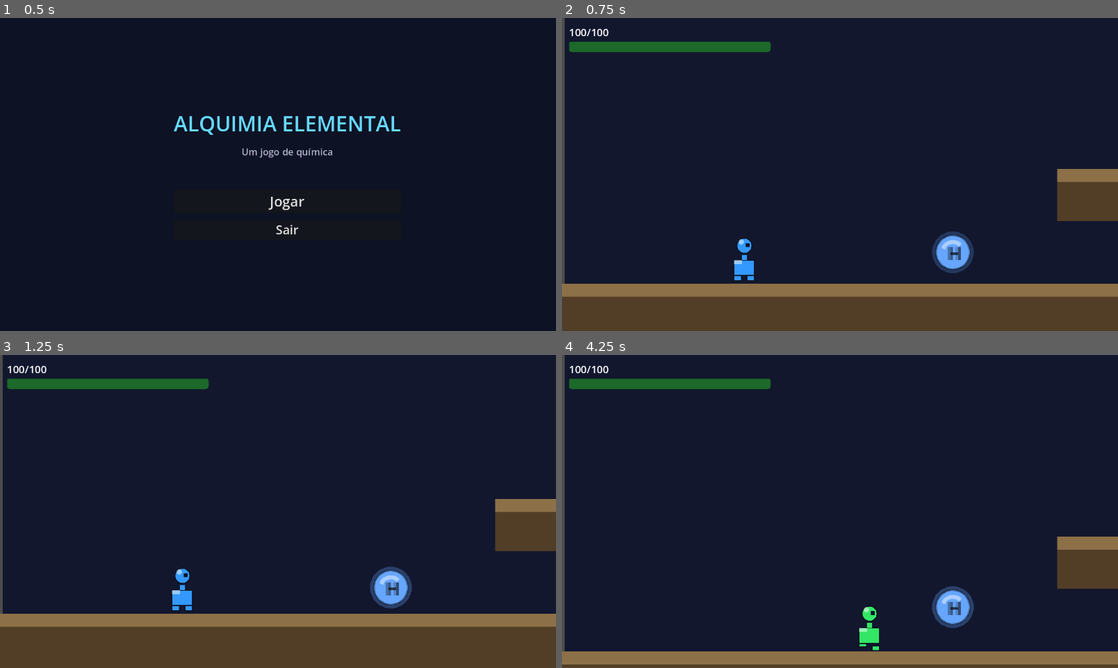
Above: before the commit, frames 1-4 (two rows, left to right).
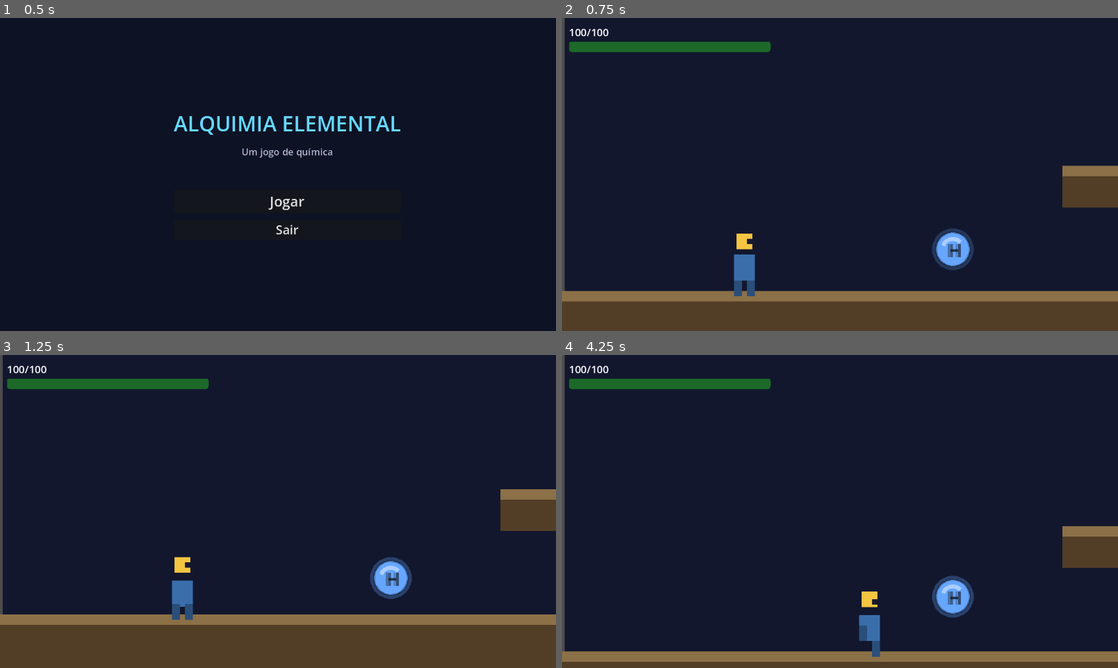
Above: after the commit, the same moments.

Repository: Mateushartelt/Alquimia-Elemental---Pac
Game: Godot game, scene res://scenes/menus/main_menu.tscn
The game is run twice, just before and just after one commit, with the same random seed, the same clock (stepped at 60 frames per second) and the same inputs.
Inputs (mouse positions are in pixels of both pictures, inside the frame that each line leads up to):
- Up to frame 1 (0.5 s): no input
- Up to frame 2 (0.75 s): click "Jogar" at 0.5 s
- Up to frame 3 (1.25 s): no input
- Up to frame 4 (4.25 s): tap Enter (ui_accept) at 1.25 s; move the mouse to (962, 495) at 1.27 s; hold J (attack) 1.28-2.03 s; hold D (move_right) 1.28-2.78 s; click (962, 495) at 1.42 s; tap Space (jump) at 1.52, 1.55, 1.82, 2.1, 2.27, 2.57, 3.05, 3.77, 4.07 s; move the mouse to (728, 527) at 2.02 s; tap J (attack) at 2.3, 3.8 s; move the mouse to (895, 442) at 2.77 s; hold A (move_left) 2.78-3.53 s; hold J (attack) 2.78-3.53 s; move the mouse to (812, 574) at 3.52 s; hold D (move_right) from 3.53 s (still down); tap Alt (dash) at 3.6 s; click (812, 574) at 3.67 s

Frame 1 is identical in both runs. In frame 2, 5.9% of the frame differs, in the area x 0-100%, y 47-91%; in frame 3, 3.9%; in frame 4, 4.0%.

Commit message:
Alterado personagem principal

Diff:
--- a/scenes/levels/level_01.gd
+++ b/scenes/levels/level_01.gd
@@ -2,7 +2,7 @@
 ## Level01 — Fase de teste de plataformer.
 
 const KILL_PLANE_Y := 520.0
-const SPAWN_POS    := Vector2(70, 350)
+const SPAWN_POS    := Vector2(70, 354)
 const ELARA        := "Mestra Elara"
 const ENCYCLOPEDIA := "Enciclopédia"
 
--- a/scenes/levels/level_01.tscn
+++ b/scenes/levels/level_01.tscn
@@ -11,21 +11,7 @@
 [ext_resource type="PackedScene" uid="uid://periodictable01" path="res://scenes/ui/periodic_table.tscn" id="9_ptable"]
 [ext_resource type="PackedScene" uid="uid://gameover01" path="res://scenes/ui/game_over.tscn" id="10_go"]
 [ext_resource type="PackedScene" uid="uid://qui0modal01" path="res://scenes/ui/quiz_modal.tscn" id="11_quiz"]
-
-[sub_resource type="RectangleShape2D" id="floor_shape"]
-size = Vector2(1920, 32)
-
-[sub_resource type="RectangleShape2D" id="wall_shape"]
-size = Vector2(32, 1000)
-
-[sub_resource type="RectangleShape2D" id="plat_lg"]
-size = Vector2(120, 20)
-
-[sub_resource type="RectangleShape2D" id="plat_md"]
-size = Vector2(100, 20)
-
-[sub_resource type="RectangleShape2D" id="plat_sm"]
-size = Vector2(80, 20)
+[ext_resource type="PackedScene" uid="uid://leveltilemap01" path="res://scenes/world/level_tilemap.tscn" id="12_tilemap"]
 
 [node name="Level01" type="Node2D" unique_id=422643617]
 script = ExtResource("1_lvl")
@@ -40,194 +26,12 @@
 
 [node name="BgGround" type="ColorRect" parent="." unique_id=2130133577]
 z_index = -9
-offset_top = 380.0
+offset_top = 368.0
 offset_right = 1920.0
 offset_bottom = 580.0
 color = Color(0.18, 0.12, 0.08, 1)
 
-[node name="Platforms" type="Node2D" parent="." unique_id=251189261]
-
-[node name="Ground" type="StaticBody2D" parent="Platforms" unique_id=701762130]
-position = Vector2(960, 380)
-collision_layer = 2
-
-[node name="CollisionShape2D" type="CollisionShape2D" parent="Platforms/Ground" unique_id=874090615]
-shape = SubResource("floor_shape")
-
-[node name="Body" type="ColorRect" parent="Platforms/Ground" unique_id=535696966]
-offset_left = -960.0
-offset_top = -16.0
-offset_right = 960.0
-offset_bottom = 16.0
-color = Color(0.32, 0.24, 0.15, 1)
-
-[node name="Top" type="ColorRect" parent="Platforms/Ground" unique_id=410567083]
-offset_left = -960.0
-offset_top = -16.0
-offset_right = 960.0
-offset_bottom = -11.0
-color = Color(0.55, 0.44, 0.28, 1)
-
-[node name="WallLeft" type="StaticBody2D" parent="Platforms" unique_id=605687557]
-position = Vector2(-16, 0)
-collision_layer = 2
-
-[node name="CollisionShape2D" type="CollisionShape2D" parent="Platforms/WallLeft" unique_id=446325757]
-shape = SubResource("wall_shape")
-
-[node name="WallRight" type="StaticBody2D" parent="Platforms" unique_id=1327155372]
-position = Vector2(1936, 0)
-collision_layer = 2
-
-[node name="CollisionShape2D" type="CollisionShape2D" parent="Platforms/WallRight" unique_id=888950514]
-shape = SubResource("wall_shape")
-
-[node name="PlatA" type="StaticBody2D" parent="Platforms" unique_id=1873585855]
-position = Vector2(250, 330)
-collision_layer = 2
-
-[node name="CollisionShape2D" type="CollisionShape2D" parent="Platforms/PlatA" unique_id=40471998]
-shape = SubResource("plat_lg")
-
-[node name="Body" type="ColorRect" parent="Platforms/PlatA" unique_id=537813797]
-offset_left = -60.0
-offset_top = -10.0
-offset_right = 60.0
-offset_bottom = 10.0
-color = Color(0.32, 0.24, 0.15, 1)
-
-[node name="Top" type="ColorRect" parent="Platforms/PlatA" unique_id=1658166150]
-offset_left = -60.0
-offset_top = -10.0
-offset_right = 60.0
-offset_bottom = -5.0
-color = Color(0.55, 0.44, 0.28, 1)
-
-[node name="PlatB" type="StaticBody2D" parent="Platforms" unique_id=1808100312]
-position = Vector2(490, 292)
-collision_layer = 2
-
-[node name="CollisionShape2D" type="CollisionShape2D" parent="Platforms/PlatB" unique_id=1784698177]
-shape = SubResource("plat_md")
-
-[node name="Body" type="ColorRect" parent="Platforms/PlatB" unique_id=540654176]
-offset_left = -50.0
-offset_top = -10.0
-offset_right = 50.0
-offset_bottom = 10.0
-color = Color(0.32, 0.24, 0.15, 1)
-
-[node name="Top" type="ColorRect" parent="Platforms/PlatB" unique_id=567115060]
-offset_left = -50.0
-offset_top = -10.0
-offset_right = 50.0
-offset_bottom = -5.0
-color = Color(0.55, 0.44, 0.28, 1)
-
-[node name="PlatC" type="StaticBody2D" parent="Platforms" unique_id=1810211253]
-position = Vector2(710, 255)
-collision_layer = 2
-
-[node name="CollisionShape2D" type="CollisionShape2D" parent="Platforms/PlatC" unique_id=1016911525]
-shape = SubResource("plat_sm")
-
-[node name="Body" type="ColorRect" parent="Platforms/PlatC" unique_id=1677875312]
-offset_left = -40.0
-offset_top = -10.0
-offset_right = 40.0
-offset_bottom = 10.0
-color = Color(0.32, 0.24, 0.15, 1)
-
-[node name="Top" type="ColorRect" parent="Platforms/PlatC" unique_id=2132888678]
-offset_left = -40.0
-offset_top = -10.0
-offset_right = 40.0
-offset_bottom = -5.0
-color = Color(0.55, 0.44, 0.28, 1)
-
-[node name="PlatD" type="StaticBody2D" parent="Platforms" unique_id=2101219208]
-position = Vector2(920, 292)
-collision_layer = 2
-
-[node name="CollisionShape2D" type="CollisionShape2D" parent="Platforms/PlatD" unique_id=387178939]
-shape = SubResource("plat_md")
-
-[node name="Body" type="ColorRect" parent="Platforms/PlatD" unique_id=834593769]
-offset_left = -50.0
-offset_top = -10.0
-offset_right = 50.0
-offset_bottom = 10.0
-color = Color(0.32, 0.24, 0.15, 1)
-
-[node name="Top" type="ColorRect" parent="Platforms/PlatD" unique_id=971648349]
-offset_left = -50.0
-offset_top = -10.0
-offset_right = 50.0
-offset_bottom = -5.0
-color = Color(0.55, 0.44, 0.28, 1)
-
-[node name="PlatE" type="StaticBody2D" parent="Platforms" unique_id=1399188676]
-position = Vector2(1130, 330)
-collision_layer = 2
-
-[node name="CollisionShape2D" type="CollisionShape2D" parent="Platforms/PlatE" unique_id=782472856]
-shape = SubResource("plat_lg")
-
-[node name="Body" type="ColorRect" parent="Platforms/PlatE" unique_id=1503147450]
-offset_left = -60.0
-offset_top = -10.0
-offset_right = 60.0
-offset_bottom = 10.0
-color = Color(0.32, 0.24, 0.15, 1)
-
-[node name="Top" type="ColorRect" parent="Platforms/PlatE" unique_id=1876616866]
-offset_left = -60.0
-offset_top = -10.0
-offset_right = 60.0
-offset_bottom = -5.0
-color = Color(0.55, 0.44, 0.28, 1)
-
-[node name="PlatF" type="StaticBody2D" parent="Platforms" unique_id=134365981]
-position = Vector2(1360, 292)
-collision_layer = 2
-
-[node name="CollisionShape2D" type="CollisionShape2D" parent="Platforms/PlatF" unique_id=1750820981]
-shape = SubResource("plat_md")
-
-[node name="Body" type="ColorRect" parent="Platforms/PlatF" unique_id=839189362]
-offset_left = -50.0
-offset_top = -10.0
-offset_right = 50.0
-offset_bottom = 10.0
-color = Color(0.32, 0.24, 0.15, 1)
-
-[node name="Top" type="ColorRect" parent="Platforms/PlatF" unique_id=1368296586]
-offset_left = -50.0
-offset_top = -10.0
-offset_right = 50.0
-offset_bottom = -5.0
-color = Color(0.55, 0.44, 0.28, 1)
-
-[node name="PlatG" type="StaticBody2D" parent="Platforms" unique_id=438014200]
-position = Vector2(1620, 255)
-collision_layer = 2
-
-[node name="CollisionShape2D" type="CollisionShape2D" parent="Platforms/PlatG" unique_id=438283468]
-shape = SubResource("plat_sm")
-
-[node name="Body" type="ColorRect" parent="Platforms/PlatG" unique_id=1751441567]
-offset_left = -40.0
-offset_top = -10.0
-offset_right = 40.0
-offset_bottom = 10.0
-color = Color(0.32, 0.24, 0.15, 1)
-
-[node name="Top" type="ColorRect" parent="Platforms/PlatG" unique_id=545534767]
-offset_left = -40.0
-offset_top = -10.0
-offset_right = 40.0
-offset_bottom = -5.0
-color = Color(0.55, 0.44, 0.28, 1)
+[node name="LevelTileMap" parent="." instance=ExtResource("12_tilemap")]
 
 [node name="Player" parent="." unique_id=8225461 instance=ExtResource("2_player")]
 position = Vector2(70, 350)
--- a/scenes/player/player.gd
+++ b/scenes/player/player.gd
@@ -1,6 +1,6 @@
 class_name Player
 extends CharacterBody2D
-## Player — Plataformer 2D com visual procedural via _draw().
+## Player — Plataformer 2D com state machine + AnimationPlayer.
 
 @export var walk_speed : float = 100.0
 @export var jump_force : float = -320.0
@@ -10,17 +10,27 @@
 const COYOTE_TIME     := 0.12
 const JUMP_BUFFER     := 0.12
 const INVINCIBLE_TIME := 1.2
+const HURT_DURATION   := 0.5
 
 const PROJECTILE_SCENE := preload("res://scenes/player/projectile.tscn")
+
+enum State { IDLE, WALK, JUMP, FALL, HURT, DEAD }
+var _state := State.IDLE
 
 var _coyote_timer    : float = 0.0
 var _jump_buffer     : float = 0.0
 var _was_on_floor    : bool  = false
 var _facing_right    : bool  = true
 var _invincible_timer: float = 0.0
-var _draw_visible    : bool  = true
-
-@onready var attack_point: Marker2D = $AttackPoint
+var _hurt_timer      : float = 0.0
+
+@onready var attack_point : Marker2D       = $AttackPoint
+@onready var _anim        : AnimationPlayer = $AnimationPlayer
+@onready var _visual      : Node2D          = $Visual
+
+func _ready() -> void:
+	_build_animations()
+	_anim.play("idle")
 
 func _physics_process(delta: float) -> void:
 	_invincible_timer = maxf(0.0, _invincible_timer - delta)
@@ -31,8 +41,8 @@
 	_handle_attack()
 	move_and_slide()
 	_update_coyote()
+	_update_state()
 	_update_visual()
-	queue_redraw()
 
 func _apply_gravity(delta: float) -> void:
 	if not is_on_floor():
@@ -76,62 +86,147 @@
 func _tick_timers(delta: float) -> void:
 	_coyote_timer = maxf(0.0, _coyote_timer - delta)
 	_jump_buffer  = maxf(0.0, _jump_buffer  - delta)
+	_hurt_timer   = maxf(0.0, _hurt_timer   - delta)
+
+func _update_state() -> void:
+	if _state == State.DEAD:
+		return
+	if _state == State.HURT and _hurt_timer > 0.0:
+		return
+	if is_on_floor():
+		_set_state(State.IDLE if absf(velocity.x) < 5.0 else State.WALK)
+	elif velocity.y < 0.0:
+		_set_state(State.JUMP)
+	else:
+		_set_state(State.FALL)
 
 func _update_visual() -> void:
-	_draw_visible = not (_invincible_timer > 0.0 and int(_invincible_timer * 10) % 2 == 0)
-
-func _draw() -> void:
-	# Blink de invencibilidade — early return ANTES de qualquer transform
-	if not _draw_visible:
-		return
-
-	if not _facing_right:
-		draw_set_transform(Vector2.ZERO, 0.0, Vector2(-1.0, 1.0))
-
-	# Cor do corpo por estado
-	var col: Color
-	if _invincible_timer > 0.0:
-		col = Color.WHITE
-	elif is_on_floor():
-		col = Color(0.2, 0.6, 1.0) if absf(velocity.x) < 5.0 else Color(0.2, 0.9, 0.4)
-	elif velocity.y < 0.0:
-		col = Color(1.0, 0.9, 0.2)
-	else:
-		col = Color(1.0, 0.5, 0.1)
-
-	var dark  := Color(0.05, 0.08, 0.15)
-	var light := Color(1.0, 1.0, 1.0, 0.5)
-
-	# ── Pernas (atrás do torso) ────────────────────────────────────────────
-	var la := 0.0  # leg animation offset
-	if is_on_floor() and absf(velocity.x) > 5.0:
-		la = sin(Time.get_ticks_msec() * 0.001 * 12.0) * 0.8
-	# Perna esquerda (la positivo = desce, negativo = sobe)
-	draw_rect(Rect2(-4.0, 6.0 + la,  3.0, 2.0), col)
-	# Perna direita (fase oposta)
-	draw_rect(Rect2( 1.0, 6.0 - la,  3.0, 2.0), col)
-	draw_rect(Rect2(-4.0, 6.0 + la,  3.0, 2.0), dark, false, 0.5)
-	draw_rect(Rect2( 1.0, 6.0 - la,  3.0, 2.0), dark, false, 0.5)
-
-	# ── Torso ─────────────────────────────────────────────────────────────
-	draw_rect(Rect2(-4.0, 0.0, 8.0, 6.0), col)
-	draw_rect(Rect2(-4.0, 0.0, 8.0, 6.0), dark, false, 0.5)
-	draw_rect(Rect2(-4.0, 0.0, 3.0, 1.5), light)  # highlight
-
-	# ── Pescoço ───────────────────────────────────────────────────────────
-	draw_rect(Rect2(-1.0, -2.0, 2.0, 2.0), col)
-
-	# ── Cabeça ────────────────────────────────────────────────────────────
-	draw_circle(Vector2(0.0, -5.5), 3.0, col)
-	draw_arc(Vector2(0.0, -5.5), 3.0, 0.0, TAU, 16, dark, 0.5)
-	draw_circle(Vector2(-1.2, -7.0), 1.0, light)  # reflexo
-
-	# ── Olho (lado direito quando facing right) ────────────────────────────
-	draw_rect(Rect2(0.5, -6.5, 1.5, 1.5), dark)
-
-	# ── Reseta transform ───────────────────────────────────────────────────
-	if not _facing_right:
-		draw_set_transform(Vector2.ZERO, 0.0, Vector2.ONE)
+	_visual.scale.x = 1.0 if _facing_right else -1.0
+	var blink := _invincible_timer > 0.0 and int(_invincible_timer * 10) % 2 == 0
+	_visual.modulate.a = 0.0 if blink else 1.0
+
+func _set_state(s: State) -> void:
+	if _state == s:
+		return
+	_state = s
+	match s:
+		State.IDLE: _anim.play("idle")
+		State.WALK: _anim.play("walk")
+		State.JUMP: _anim.play("jump")
+		State.FALL: _anim.play("fall")
+		State.HURT: _anim.play("hurt")
+		State.DEAD: _anim.play("dead")
+
+func _build_animations() -> void:
+	var lib := AnimationLibrary.new()
+
+	# ── idle (loop 1.2s) ──────────────────────────────────────────────────
+	var idle := Animation.new()
+	idle.loop_mode = Animation.LOOP_LINEAR
+	idle.length = 1.2
+	var t: int = idle.add_track(Animation.TYPE_VALUE)
+	idle.track_set_path(t, "Visual/Body:position:y")
+	idle.track_insert_key(t, 0.0, -5.0)
+	idle.track_insert_key(t, 0.6, -4.0)
+	idle.track_insert_key(t, 1.2, -5.0)
+	t = idle.add_track(Animation.TYPE_VALUE)
+	idle.track_set_path(t, "Visual/Body:scale")
+	idle.track_insert_key(t, 0.0, Vector2(1.0, 1.0))
+	t = idle.add_track(Animation.TYPE_VALUE)
+	idle.track_set_path(t, "Visual/LegLeft:position:y")
+	idle.track_insert_key(t, 0.0, 5.0)
+	t = idle.add_track(Animation.TYPE_VALUE)
+	idle.track_set_path(t, "Visual/LegRight:position:y")
+	idle.track_insert_key(t, 0.0, 5.0)
+	lib.add_animation("idle", idle)
+
+	# ── walk (loop 0.4s) ──────────────────────────────────────────────────
+	var walk := Animation.new()
+	walk.loop_mode = Animation.LOOP_LINEAR
+	walk.length = 0.4
+	t = walk.add_track(Animation.TYPE_VALUE)
+	walk.track_set_path(t, "Visual/LegLeft:position:y")
+	walk.track_insert_key(t, 0.0, -1.0)
+	walk.track_insert_key(t, 0.2,  5.0)
+	walk.track_insert_key(t, 0.4, -1.0)
+	t = walk.add_track(Animation.TYPE_VALUE)
+	walk.track_set_path(t, "Visual/LegRight:position:y")
+	walk.track_insert_key(t, 0.0,  5.0)
+	walk.track_insert_key(t, 0.2, -1.0)
+	walk.track_insert_key(t, 0.4,  5.0)
+	t = walk.add_track(Animation.TYPE_VALUE)
+	walk.track_set_path(t, "Visual/Body:position:y")
+	walk.track_insert_key(t, 0.0, -5.0)
+	walk.track_insert_key(t, 0.2, -4.0)
+	walk.track_insert_key(t, 0.4, -5.0)
+	t = walk.add_track(Animation.TYPE_VALUE)
+	walk.track_set_path(t, "Visual/Body:scale")
+	walk.track_insert_key(t, 0.0, Vector2(1.0, 1.0))
+	lib.add_animation("walk", walk)
+
+	# ── jump (once 0.25s) ─────────────────────────────────────────────────
+	var jump := Animation.new()
+	jump.loop_mode = Animation.LOOP_NONE
+	jump.length = 0.25
+	t = jump.add_track(Animation.TYPE_VALUE)
+	jump.track_set_path(t, "Visual/Body:scale")
+	jump.track_insert_key(t, 0.0,  Vector2(1.0, 1.0))
+	jump.track_insert_key(t, 0.1,  Vector2(1.2, 0.8))
+	jump.track_insert_key(t, 0.25, Vector2(0.9, 1.2))
+	t = jump.add_track(Animation.TYPE_VALUE)
+	jump.track_set_path(t, "Visual/Head:position:y")
+	jump.track_insert_key(t, 0.0,  -13.0)
+	jump.track_insert_key(t, 0.1,  -15.0)
+	jump.track_insert_key(t, 0.25, -14.0)
+	lib.add_animation("jump", jump)
+
+	# ── fall (loop 0.3s) ──────────────────────────────────────────────────
+	var fall := Animation.new()
+	fall.loop_mode = Animation.LOOP_LINEAR
+	fall.length = 0.3
+	t = fall.add_track(Animation.TYPE_VALUE)
+	fall.track_set_path(t, "Visual/Body:scale")
+	fall.track_insert_key(t, 0.0, Vector2(1.1, 0.9))
+	fall.track_insert_key(t, 0.3, Vector2(1.0, 1.0))
+	t = fall.add_track(Animation.TYPE_VALUE)
+	fall.track_set_path(t, "Visual/LegLeft:position:y")
+	fall.track_insert_key(t, 0.0, 5.0)
+	t = fall.add_track(Animation.TYPE_VALUE)
+	fall.track_set_path(t, "Visual/LegRight:position:y")
+	fall.track_insert_key(t, 0.0, 5.0)
+	lib.add_animation("fall", fall)
+
+	# ── hurt (once 0.5s) ──────────────────────────────────────────────────
+	var hurt := Animation.new()
+	hurt.loop_mode = Animation.LOOP_NONE
+	hurt.length = 0.5
+	t = hurt.add_track(Animation.TYPE_VALUE)
+	hurt.track_set_path(t, "Visual/Body:color")
+	hurt.track_insert_key(t, 0.0, Color.WHITE)
+	hurt.track_insert_key(t, 0.5, Color(0.227, 0.431, 0.667, 1.0))
+	t = hurt.add_track(Animation.TYPE_VALUE)
+	hurt.track_set_path(t, "Visual:position:x")
+	hurt.track_insert_key(t, 0.0,   0.0)
+	hurt.track_insert_key(t, 0.125, -3.0)
+	hurt.track_insert_key(t, 0.25,  3.0)
+	hurt.track_insert_key(t, 0.5,   0.0)
+	lib.add_animation("hurt", hurt)
+
+	# ── dead (once 0.6s) ──────────────────────────────────────────────────
+	var dead_anim := Animation.new()
+	dead_anim.loop_mode = Animation.LOOP_NONE
+	dead_anim.length = 0.6
+	t = dead_anim.add_track(Animation.TYPE_VALUE)
+	dead_anim.track_set_path(t, "Visual:rotation_degrees")
+	dead_anim.track_insert_key(t, 0.0, 0.0)
+	dead_anim.track_insert_key(t, 0.6, 90.0)
+	t = dead_anim.add_track(Animation.TYPE_VALUE)
+	dead_anim.track_set_path(t, "Visual:modulate:a")
+	dead_anim.track_insert_key(t, 0.0, 1.0)
+	dead_anim.track_insert_key(t, 0.6, 0.0)
+	lib.add_animation("dead", dead_anim)
+
+	_anim.add_animation_library("", lib)
 
 func reset_state() -> void:
 	velocity          = Vector2.ZERO
@@ -144,6 +239,8 @@
 	if _invincible_timer > 0.0:
 		return
 	_invincible_timer = INVINCIBLE_TIME
+	_hurt_timer = HURT_DURATION
+	_set_state(State.HURT)
 	GameState.take_damage(amount)
 
 signal attacked(compound_id: String, direction: Vector2, origin: Vector2)
--- a/scenes/player/player.tscn
+++ b/scenes/player/player.tscn
@@ -27,3 +27,40 @@
 shape = SubResource("RectangleShape2D_2")
 
 [node name="AnimationPlayer" type="AnimationPlayer" parent="."]
+
+[node name="Visual" type="Node2D" parent="."]
+
+[node name="Body" type="ColorRect" parent="Visual"]
+offset_left = -4.0
+offset_top = -5.0
+offset_right = 4.0
+offset_bottom = 5.0
+color = Color(0.227, 0.431, 0.667, 1)
+
+[node name="Head" type="ColorRect" parent="Visual"]
+offset_left = -3.0
+offset_top = -13.0
+offset_right = 3.0
+offset_bottom = -7.0
+color = Color(0.961, 0.773, 0.259, 1)
+
+[node name="Eye" type="ColorRect" parent="Visual"]
+offset_left = 1.0
+offset_top = -11.0
+offset_right = 3.0
+offset_bottom = -9.0
+color = Color(0.102, 0.102, 0.18, 1)
+
+[node name="LegLeft" type="ColorRect" parent="Visual"]
+offset_left = -4.0
+offset_top = 5.0
+offset_right = -1.0
+offset_bottom = 11.0
+color = Color(0.165, 0.306, 0.478, 1)
+
+[node name="LegRight" type="ColorRect" parent="Visual"]
+offset_left = 1.0
+offset_top = 5.0
+offset_right = 4.0
+offset_bottom = 11.0
+color = Color(0.165, 0.306, 0.478, 1)
--- /dev/null
+++ b/scenes/world/level_tilemap.gd
@@ -0,0 +1,67 @@
+## LevelTileMap — Gera a geometria do nível a partir de um array de blocos.
+## Edite TILES para redesenhar o nível sem tocar no .tscn.
+##
+## Formato de cada entrada: [col_início, linha, largura, altura]
+## Tamanho de tile: TILE px × TILE px (16×16)
+## Coluna 0 / Linha 0 = canto superior-esquerdo do mundo.
+extends Node2D
+
+const TILE     := 16
+const C_SOIL   := Color(0.32, 0.24, 0.15)
+const C_ACCENT := Color(0.55, 0.44, 0.28)
+const ACCENT_H := 4  # espessura da faixa de destaque no topo (px)
+
+## [col, row, largura_tiles, altura_tiles]
+## Linha 23 = y 368 px (chão principal)
+const TILES: Array = [
+	# Chão principal — 2 tiles de espessura
+	[0,    23, 120, 2],
+
+	# Paredes laterais (fora do viewport, apenas colisão)
+	[-1,    0,   1, 30],   # esquerda
+	[120,   0,   1, 30],   # direita
+
+	# Plataformas  [col, row, largura, 1]
+	# row 20 = y 320  |  row 18 = y 288  |  row 15 = y 240
+	[12,   20,   8,  1],   # PlatA   x 192–320   y 320
+	[27,   18,   7,  1],   # PlatB   x 432–544   y 288
+	[42,   15,   6,  1],   # PlatC   x 672–768   y 240
+	[55,   18,   7,  1],   # PlatD   x 880–992   y 288
+	[66,   20,   8,  1],   # PlatE   x 1056–1184 y 320
+	[82,   18,   7,  1],   # PlatF   x 1312–1424 y 288
+	[97,   15,   6,  1],   # PlatG   x 1552–1648 y 240
+]
+
+func _ready() -> void:
+	for block: Array in TILES:
+		_spawn_block(block[0], block[1], block[2], block[3])
+
+func _spawn_block(col: int, row: int, w: int, h: int) -> void:
+	var px  := Vector2(w * TILE, h * TILE)
+	var pos := Vector2(col * TILE, row * TILE)
+
+	var body := StaticBody2D.new()
+	body.collision_layer = 2
+	body.collision_mask  = 0
+	body.position        = pos
+
+	var cs := CollisionShape2D.new()
+	var rs := RectangleShape2D.new()
+	rs.size     = px
+	cs.position = px / 2.0
+	cs.shape    = rs
+	body.add_child(cs)
+
+	# Visual: fundo
+	var bg := ColorRect.new()
+	bg.size  = px
+	bg.color = C_SOIL
+	body.add_child(bg)
+
+	# Visual: faixa de destaque no topo
+	var top := ColorRect.new()
+	top.size  = Vector2(px.x, ACCENT_H)
+	top.color = C_ACCENT
+	body.add_child(top)
+
+	add_child(body)
--- /dev/null
+++ b/scenes/world/level_tilemap.tscn
@@ -0,0 +1,6 @@
+[gd_scene format=3 uid="uid://dys6l1fxtntiu"]
+
+[ext_resource type="Script" uid="uid://ltilemap01" path="res://scenes/world/level_tilemap.gd" id="1"]
+
+[node name="LevelTileMap" type="Node2D"]
+script = ExtResource("1")
Not shown, added: scenes/world/level_tilemap.gd.uid
